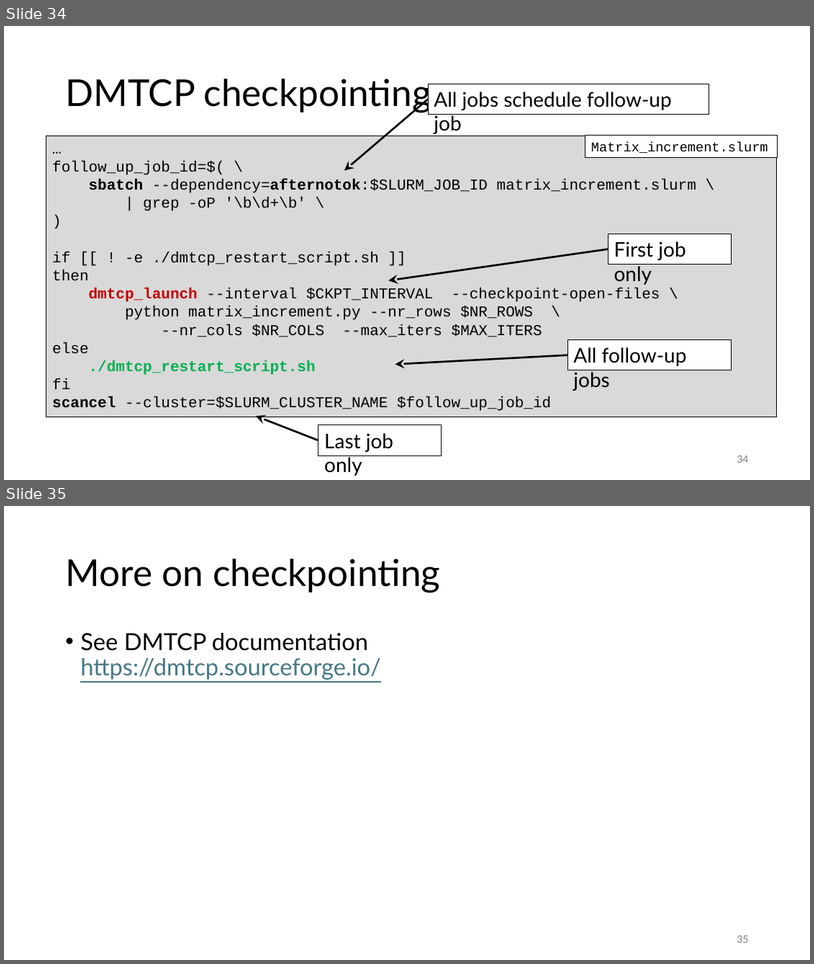
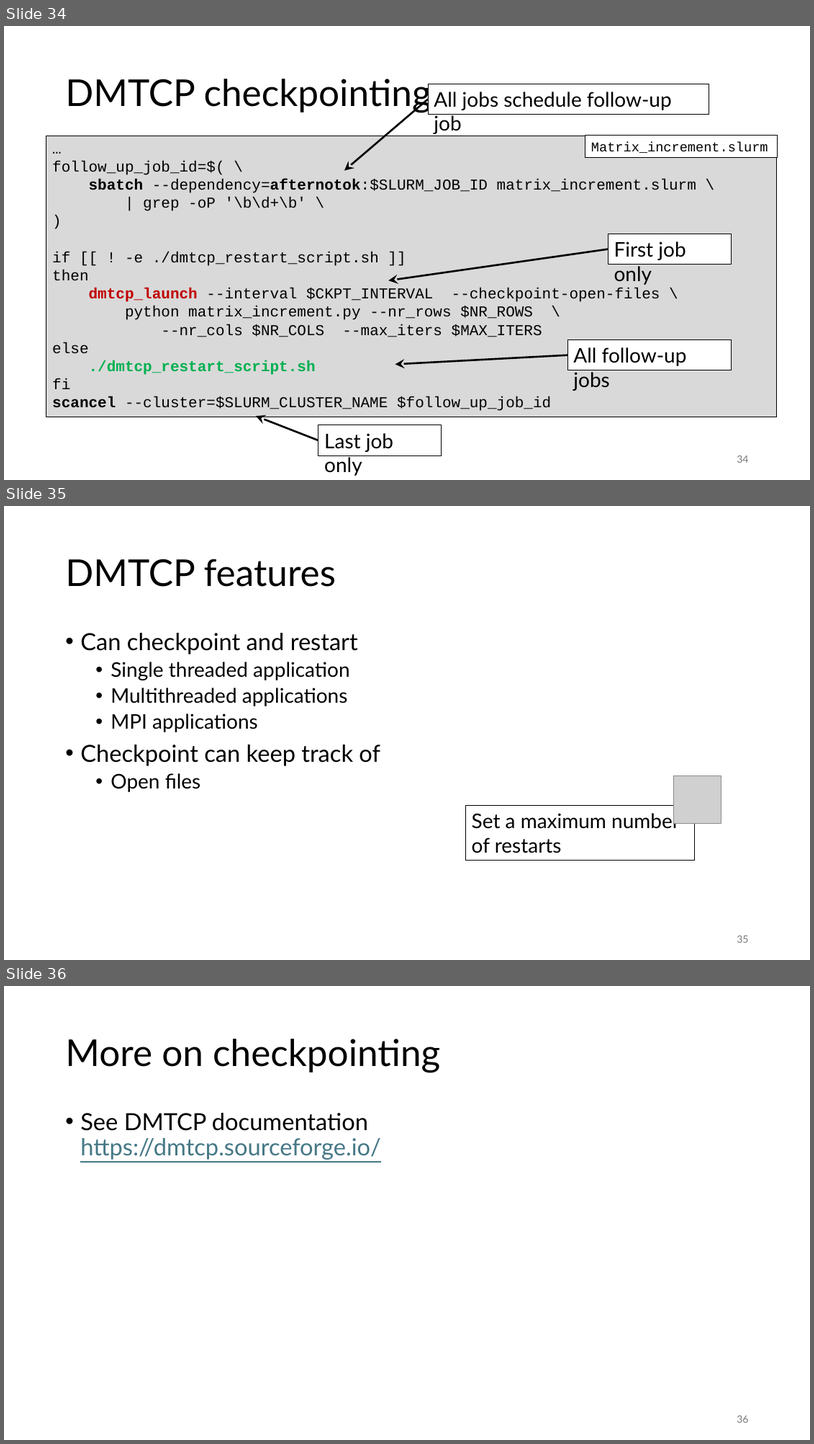
Before and after one commit to gjbex/Workflows-for-HPC, a slide deck: workflow_for_HPC.pptx. Shown one above the other, each under a label of ours: slides 34 and 35 before the commit, slides 34, 35 and 36 after it. The pictures are 814x964 and 814x1444 pixels, drawn with LibreOffice and Linux fonts; fonts in the diff are those of the drawing; grey boxes stand for pictures. Boxes give left, top, right and bottom in pixels: in the first picture for what was removed or moved away, otherwise in the second. Text is boxed around its words. In the diff, an @@ line names an element or a change of style, - is before the commit and + after.

Commit message:
Add slide on DMTCP features

```diff
--- a/workflow_for_HPC.pptx
+++ b/workflow_for_HPC.pptx
@@ slide 35 added at (x1=4, y1=506, x2=810, y2=960), background #FFFFFF @@
@@ title added at (x1=65, y1=559, x2=336, y2=587), 44 pt, text #000000 @@
+DMTCP features
@@ text added at (x1=80, y1=633, x2=381, y2=792), 24 pt, text #000000 @@
+• Can checkpoint and restart
+  • Single threaded application
+  • Multithreaded applications
+  • MPI applications
+• Checkpoint can keep track of
+  • Open files
@@ picture added at (x1=674, y1=775, x2=721, y2=823) @@
@@ rectangle added at (x1=466, y1=806, x2=695, y2=860), outline #000000 0.75 pt, 24 pt, text #000000 @@
+Set a maximum number
+of restarts
@@ page number added at (x1=737, y1=935, x2=748, y2=942), 12 pt, text #797979 @@
+35
@@ what was slide 35 is now slide 36 @@
@@ page number at (x1=737, y1=1415, x2=748, y2=1422): text changed @@
-35
+36
```
